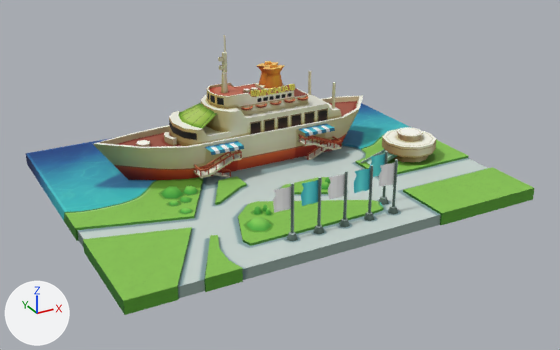
A saved change to the FBX model unitypro/runGame/Assets/new/landmark/lunchuan.FBX.
Both versions are drawn from a 50 mm lens placed at (-28.3, -53.7, 27.1), pointed at (0.0, -2.3, 1.4). Arrows for +X, +Y and +Z are at lower left; the lights stay in place. Where no turn or scale is listed for an object, it has been applied to the vertices. Vertices at the same position are counted once.

The older version as bpy lines, for what is in view:
```python
me_mesh = bpy.data.meshes.new('Mesh')
me_mesh.from_pydata(...)  # 2003 vertices, 2983 faces; spans x -17.2..17.2, y -13.7..13.7, z 0.0..12.1
me_mesh.materials.append(mat_lunchuan)  # picture img_lunchuan_png
ob_lunchuan = bpy.data.objects.new('lunchuan', me_mesh)
ob_lunchuan.location = (0.0, 0.0, 0.0)
```
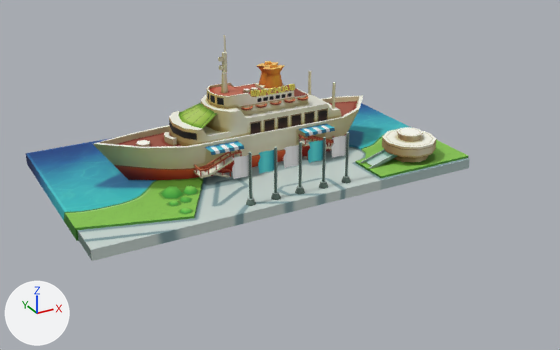
What differs and where, as boxes (x1, y1, x2, y2) in the pictures (560 x 350 px; the box of a moved part takes in the faces that stretch with it):
'lunchuan', reshaped (13% narrower, 19% shorter): before (25, 35, 534, 315); after (25, 35, 470, 261)
part 1 of me_mesh, moved or reshaped: before (379, 151, 389, 205); after (342, 132, 351, 183)
part 2 of me_mesh, moved or reshaped: before (369, 154, 385, 177); after (331, 135, 347, 158)
part 3 of me_mesh, moved or reshaped: before (364, 165, 374, 221); after (319, 137, 328, 189)
part 4 of me_mesh, moved or reshaped: before (354, 168, 370, 193); after (308, 140, 323, 163)
part 5 of me_mesh, moved or reshaped: before (339, 171, 350, 228); after (295, 142, 305, 194)
part 6 of me_mesh, moved or reshaped: before (328, 174, 345, 199); after (283, 145, 299, 168)
part 7 of me_mesh, moved or reshaped: before (314, 177, 324, 234); after (271, 147, 281, 200)
part 8 of me_mesh, moved or reshaped: before (301, 180, 318, 206); after (258, 150, 274, 173)
part 9 of me_mesh, moved or reshaped: before (287, 183, 297, 241); after (246, 152, 256, 206)
part 10 of me_mesh, moved or reshaped: before (273, 186, 291, 213); after (232, 155, 249, 179)
part 11 of me_mesh, deleted (green): before (215, 159, 398, 246)
part 12 of me_mesh, cut back: before (77, 146, 534, 315); after (77, 147, 470, 261)

The change, as a list of edits to the scene's bpy script:
```text
Change me_mesh:
    used by ob_lunchuan; location = (0.0, 0.0, 0.0)
    remove me_mesh.from_pydata(...)  # 2003 vertices, 2983 faces; spans x -17.2..17.2, y -13.7..13.7, z 0.0..12.1
    add me_mesh.from_pydata(...)  # 1800 vertices, 2705 faces; spans x -17.2..17.2, y -6.2..13.7, z 0.0..12.1
    me_mesh part 1: the loose piece of 20 vertices spanning x 4.7..5.6, y -10.1..-9.3, z 0.9..5.2 is moved by (-0.4, 4.8, 0.0)
    me_mesh part 2: the loose piece of 12 vertices spanning x 3.6..5.0, y -9.8..-9.7, z 3.3..5.0 is moved by (-0.4, 4.8, 0.0)
    me_mesh part 3: the loose piece of 20 vertices spanning x 2.2..3.0, y -11.8..-11.1, z 0.9..5.2 is moved by (0.0, 6.5, 0.0)
    me_mesh part 4: the loose piece of 12 vertices spanning x 1.0..2.5, y -11.5..-11.4, z 3.3..5.0 is moved by (0.0, 6.5, 0.0)
    me_mesh part 5: the loose piece of 20 vertices spanning x 0.0..0.8, y -11.8..-11.1, z 0.9..5.2 is moved by (0.0, 6.5, 0.0)
    me_mesh part 6: the loose piece of 12 vertices spanning x -1.2..0.3, y -11.5..-11.4, z 3.3..5.0 is moved by (0.0, 6.5, 0.0)
    me_mesh part 7: the loose piece of 20 vertices spanning x -2.2..-1.4, y -11.8..-11.1, z 0.9..5.2 is moved by (0.0, 6.5, 0.0)
    me_mesh part 8: the loose piece of 12 vertices spanning x -3.4..-1.9, y -11.5..-11.4, z 3.3..5.0 is moved by (0.0, 6.5, 0.0)
    me_mesh part 9: the loose piece of 20 vertices spanning x -4.5..-3.6, y -11.8..-11.1, z 0.9..5.2 is moved by (0.0, 6.5, 0.0)
    me_mesh part 10: the loose piece of 12 vertices spanning x -5.6..-4.1, y -11.5..-11.4, z 3.3..5.0 is moved by (0.0, 6.5, 0.0)
    me_mesh part 11: 12 loose pieces with 168 vertices, spanning x -7.3..5.2, y -11.8..0.0, z 0.9..5.2, are deleted
    me_mesh part 12
    42 vertices are removed from x -17.2..17.2, y -13.7..-4.7, z 0.0..1.0
    58 faces are deleted
    7 vertices are added at x -17.0..17.0, y -6.2..2.3, z 0.0..0.9
    8 new faces join them
```
